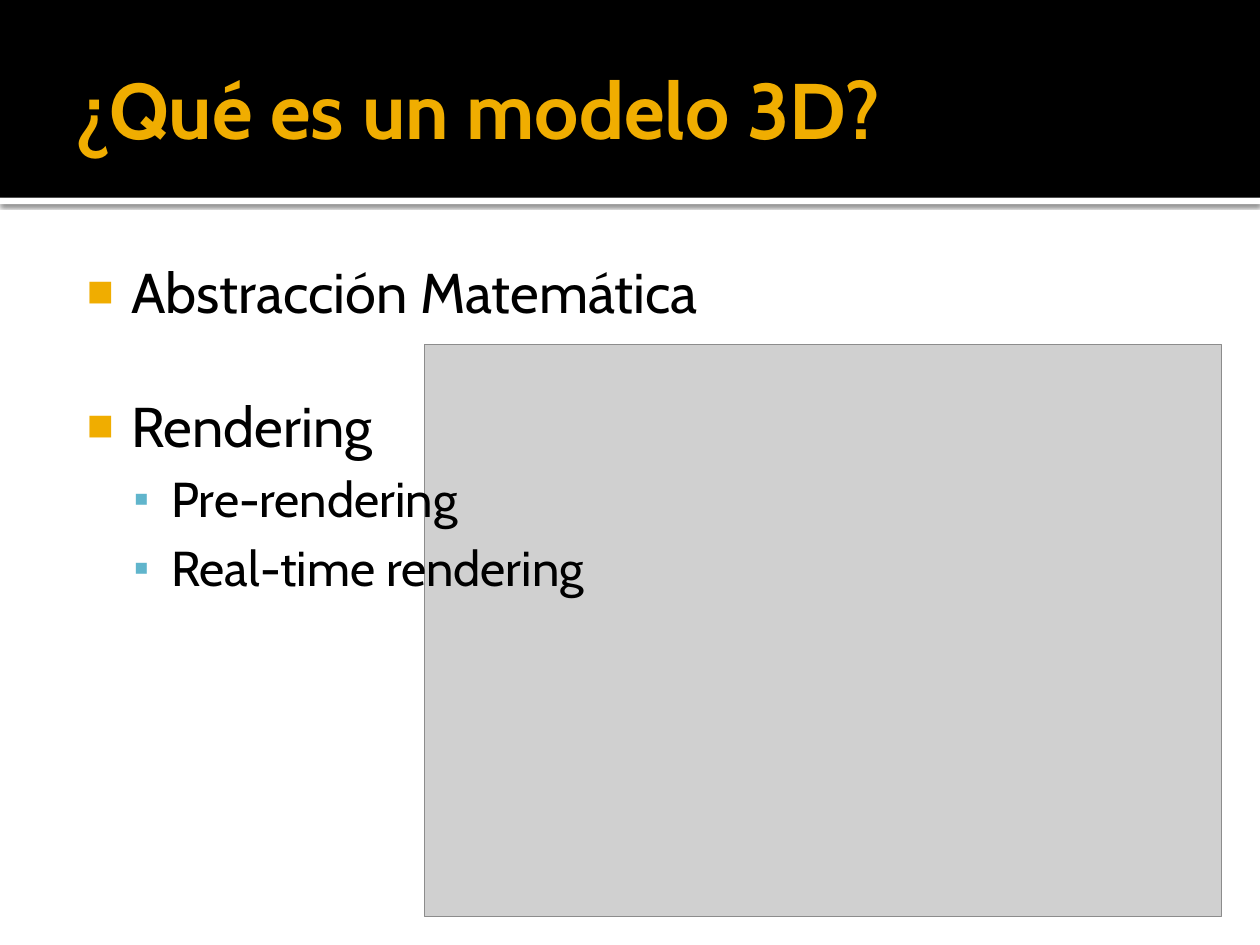
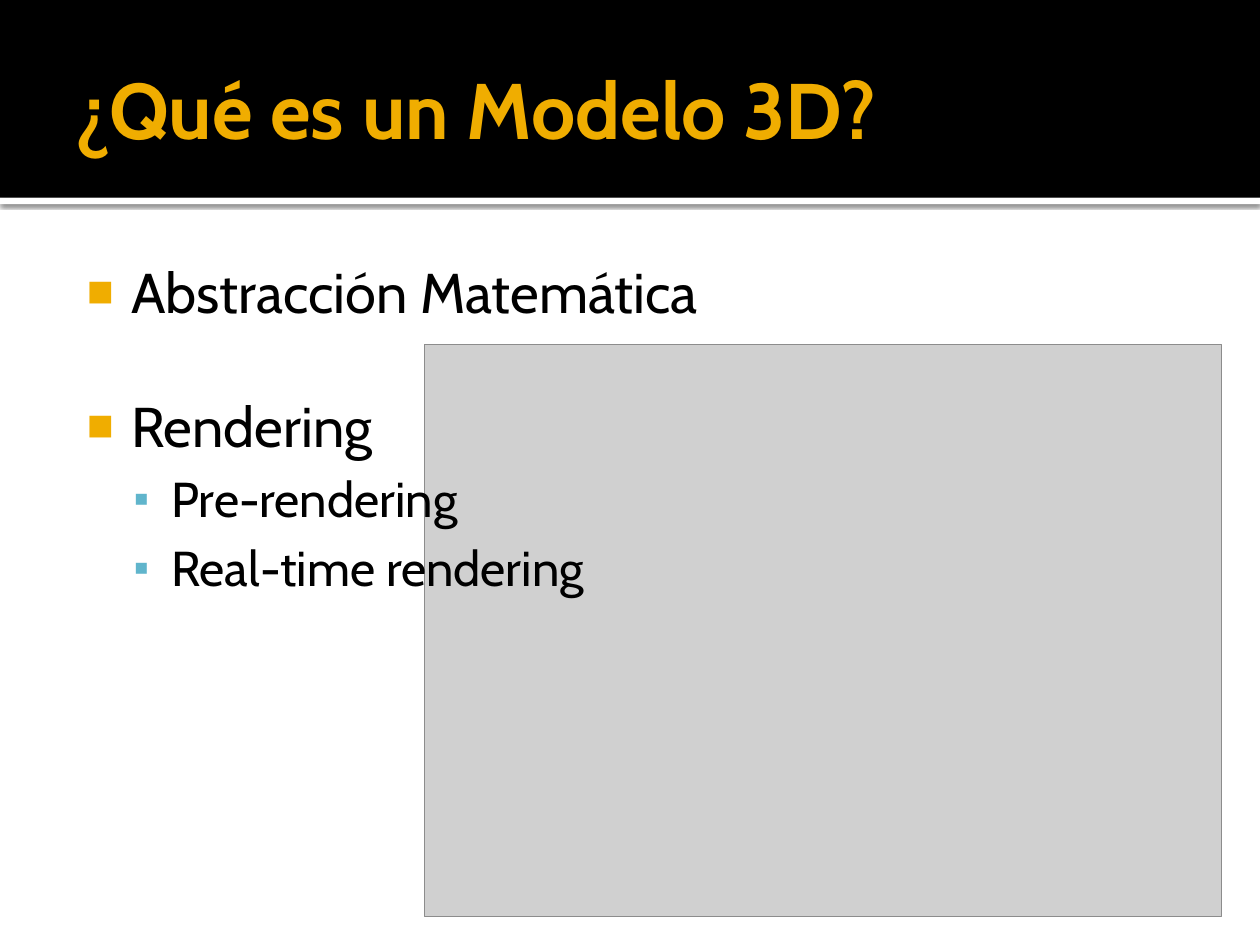
Before and after one commit to kringol/java3dengine, a slide deck: slide 2 of teoria/j3dEngine_chapter2.pptx. Drawn at 1260x945 pixels with LibreOffice and Linux fonts; fonts in the diff are those of the drawing; grey boxes stand for pictures. Boxes give left, top, right and bottom in pixels: in the first picture for what was removed or moved away, otherwise in the second. Text is boxed around its words. In the diff, an @@ line names an element or a change of style, - is before the commit and + after.

Commit message:
update

```diff
--- a/teoria/j3dEngine_chapter2.pptx
+++ b/teoria/j3dEngine_chapter2.pptx
@@ title at [76, 80, 876, 156]: text changed @@
-¿Qué es un modelo 3D?
+¿Qué es un Modelo 3D?
```
Also in this commit, not shown: 16 slides added.
